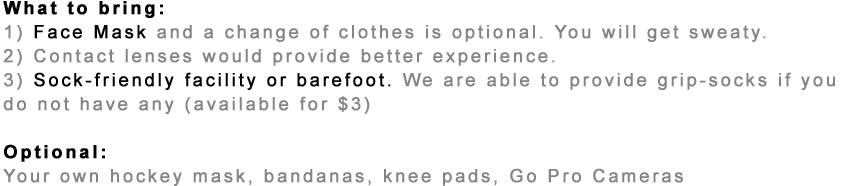
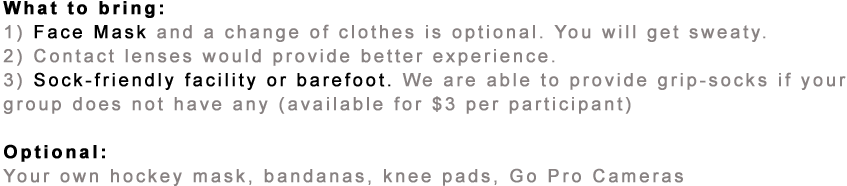
Layered file, before and after one edit (847px x 186px). Changes by layer:
painted on "What to bring: 1) Face Mask and a change of clothes is optional" over [4, 76, 846, 114]
